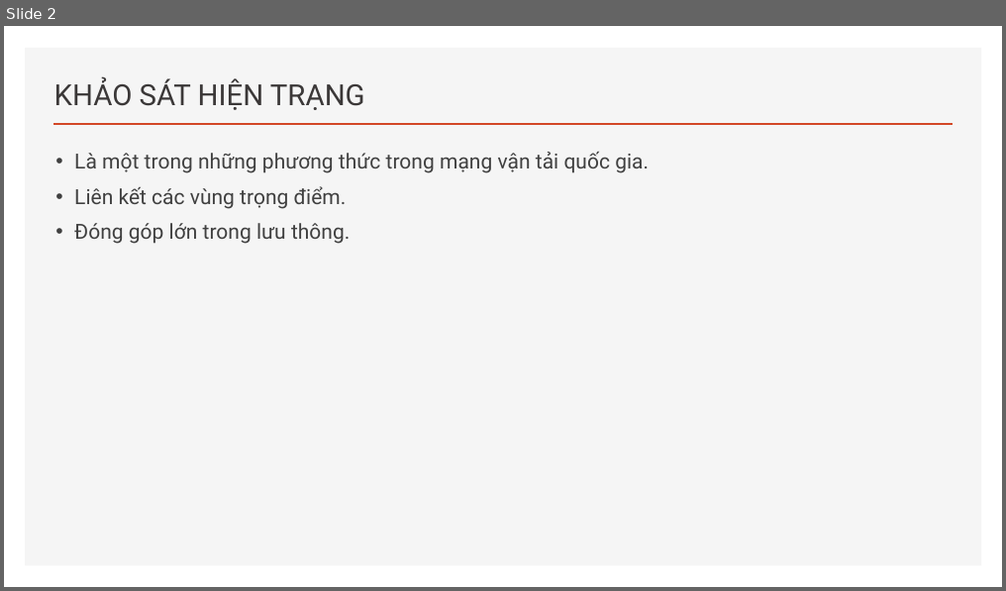
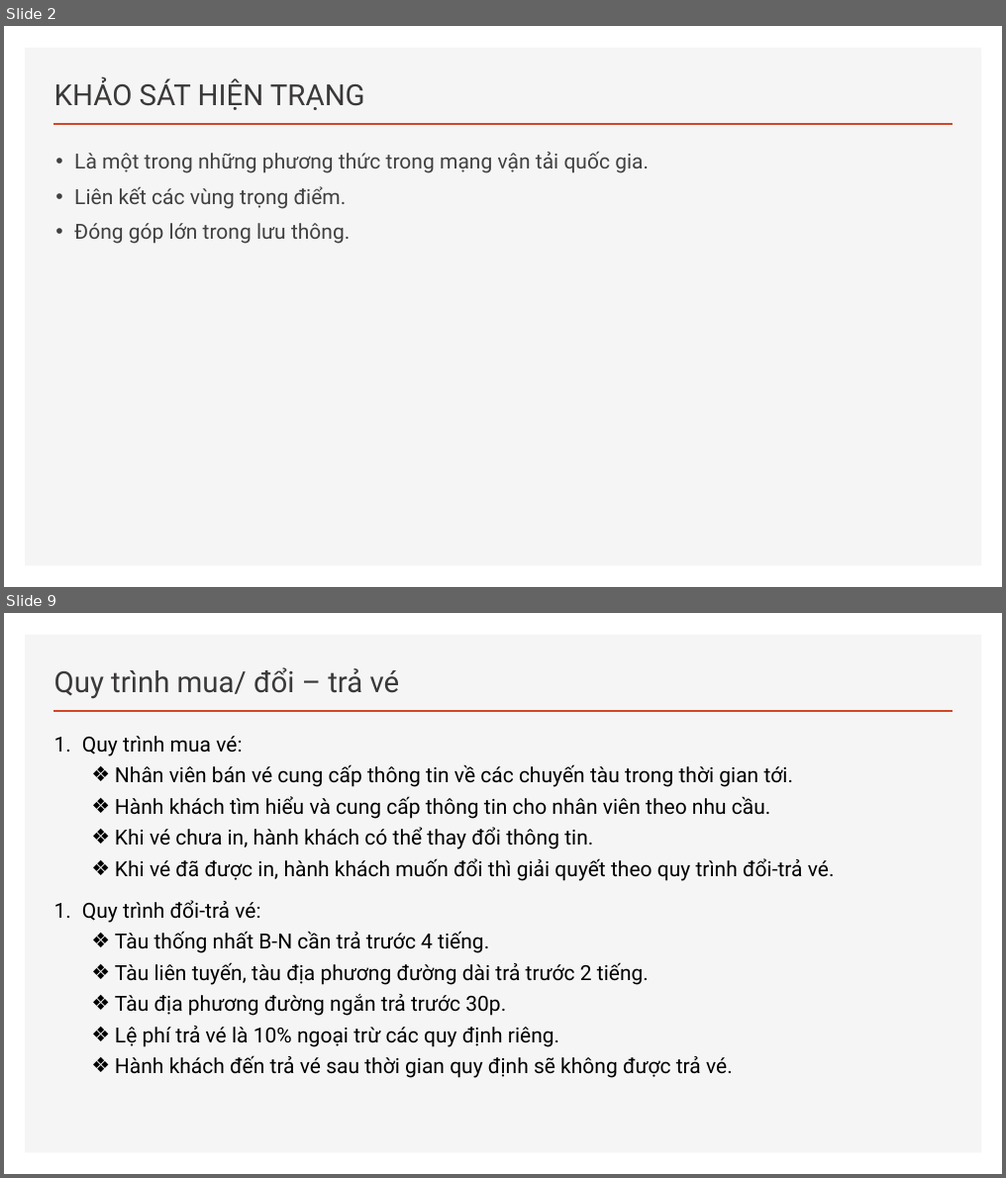
Before and after one commit to hiepatk99/CSDL_PT, a slide deck: 1-BC1-P8.pptx. Shown one above the other, each under a label of ours: slide 2 before the commit, slides 2 and 9 after it; the slides between them are not shown. The pictures are 1006x591 and 1006x1178 pixels, drawn with LibreOffice and Linux fonts; fonts in the diff are those of the drawing. Boxes give left, top, right and bottom in pixels: in the first picture for what was removed or moved away, otherwise in the second. Text is boxed around its words. In the diff, an @@ line names an element or a change of style, - is before the commit and + after.

```diff
--- a/1-BC1-P8.pptx
+++ b/1-BC1-P8.pptx
@@ slide 9 added at [4, 613, 1002, 1174], background #FFFFFF; not listed: 2 template elements that a slide beside it also shows @@
@@ title added at [54, 667, 400, 699], 28 pt, text #3B3838 @@
+Quy trình mua/ đổi – trả vé
@@ text added at [82, 736, 835, 881], 20 pt, text #000000 @@
+1. Quy trình mua vé:
+  ❖ Nhân viên bán vé cung cấp thông tin về các chuyến tàu trong thời gian tới.
+  ❖ Hành khách tìm hiểu và cung cấp thông tin cho nhân viên theo nhu cầu.
+  ❖ Khi vé chưa in, hành khách có thể thay đổi thông tin.
+  ❖ Khi vé đã được in, hành khách muốn đổi thì giải quyết theo quy trình đổi-trả vé.
@@ text added at [82, 900, 733, 1078], 20 pt, text #000000 @@
+1. Quy trình đổi-trả vé:
+  ❖ Tàu thống nhất B-N cần trả trước 4 tiếng.
+  ❖ Tàu liên tuyến, tàu địa phương đường dài trả trước 2 tiếng.
+  ❖ Tàu địa phương đường ngắn trả trước 30p.
+  ❖ Lệ phí trả vé là 10% ngoại trừ các quy định riêng.
+  ❖ Hành khách đến trả vé sau thời gian quy định sẽ không được trả vé.
```
Also in this commit, not shown: 5 slides changed, 8 other slides added, 3 slides removed.
